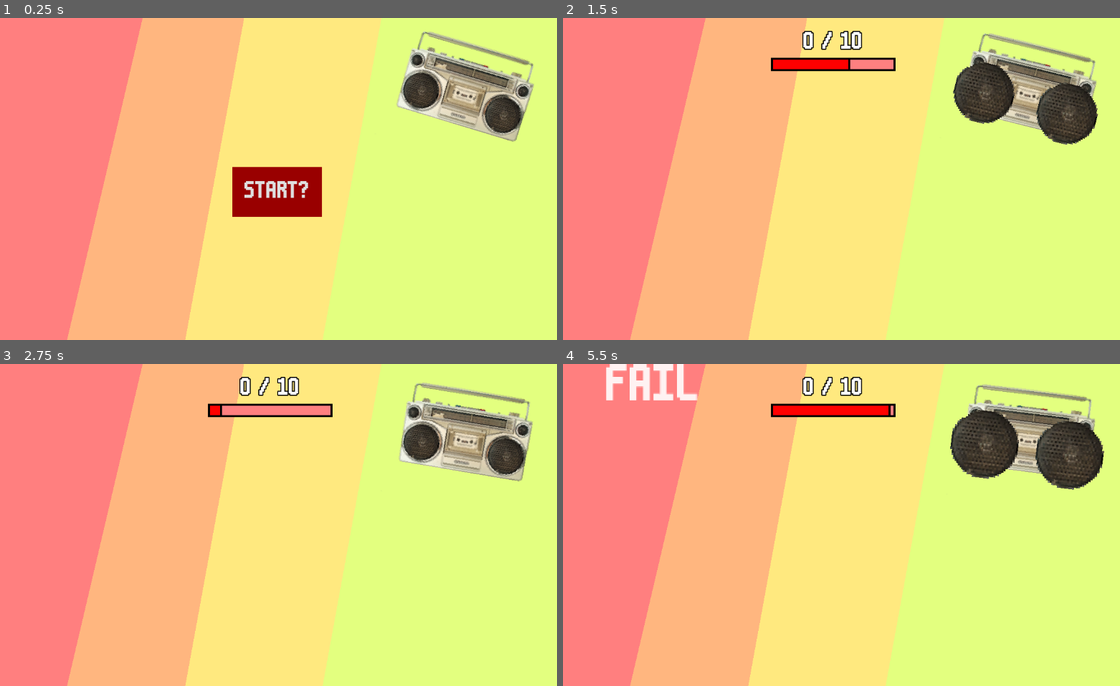
Above: before the commit, frames 1-4 (two rows, left to right).
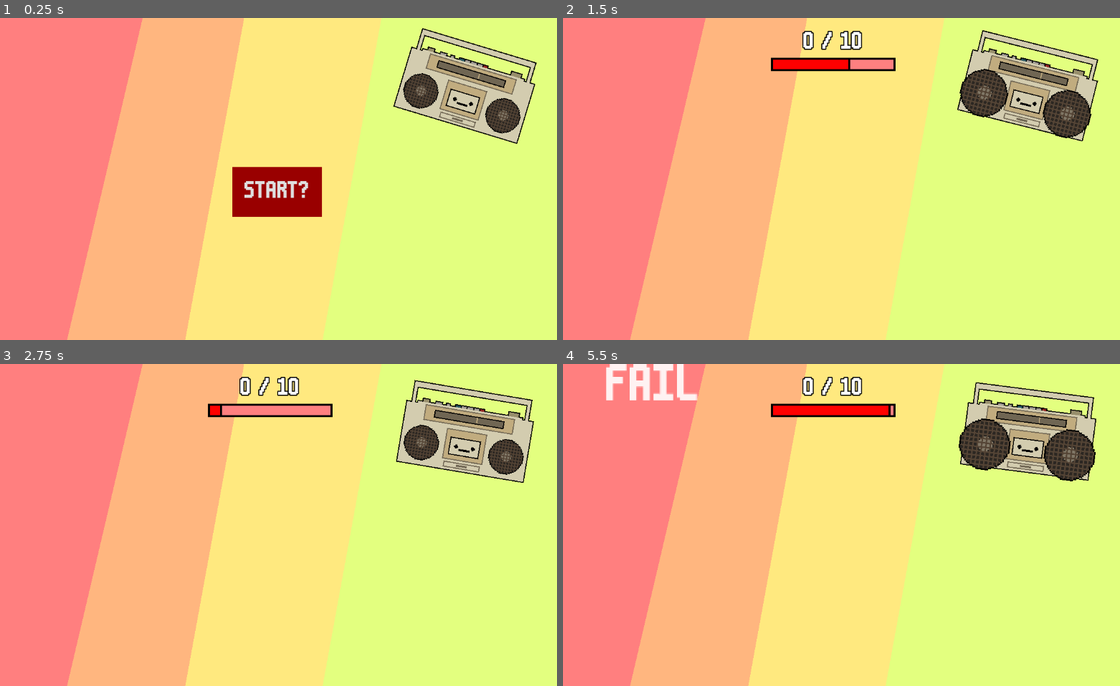
Above: after the commit, the same moments.

Repository: LiranDat/Spitandspell
Game: Godot game, scene res://scenes/main/main.tscn
The game is run twice, just before and just after one commit, with the same random seed, the same clock (stepped at 60 frames per second) and the same inputs.
Inputs (mouse positions are in pixels of both pictures, inside the frame that each line leads up to):
- Up to frame 1 (0.25 s): no input
- Up to frame 2 (1.5 s): click "START?" at 0.5 s; move the mouse to (835, 179) at 1.27 s; click (835, 179) at 1.42 s
- Up to frame 3 (2.75 s): move the mouse to (155, 541) at 2.02 s; click (155, 541) at 2.17 s
- Up to frame 4 (5.5 s): move the mouse to (891, 454) at 2.77 s; click (891, 454) at 2.92 s; move the mouse to (646, 402) at 3.52 s; click (646, 402) at 3.67 s; move the mouse to (841, 486) at 4.27 s; click (841, 486) at 4.42 s; move the mouse to (663, 476) at 5.02 s; click (663, 476) at 5.17 s

The runs differ from the first frame. In frame 1, 3.6% of the frame differs, in the area x 70-97%, y 3-40%; in frame 2, 3.9%; in frame 3, 3.5%; in frame 4, 4.2%, in the area x 69-98%, y 5-40%.
Error in both runs: Invalid access of index '0' on a base object of type: 'PackedStringArray'. (res://scenes/lyrics/lyrics.gd:24)

Commit message:
bessere texturen für boombox

Diff:
--- a/scenes/boombox/boombox.gd
+++ b/scenes/boombox/boombox.gd
@@ -18,8 +18,8 @@
 	var tween1 = get_tree().create_tween()
 	var tween2 = get_tree().create_tween()
 
-	tween2.tween_property($speaker_2, "scale", Vector2(2,2), 0.1).set_trans(Tween.TRANS_BOUNCE)
-	tween1.tween_property($speaker_1, "scale", Vector2(2,2), 0.1).set_trans(Tween.TRANS_BOUNCE)
+	tween2.tween_property($speaker_2, "scale", Vector2(1.5,1.5), 0.1).set_trans(Tween.TRANS_BOUNCE)
+	tween1.tween_property($speaker_1, "scale", Vector2(1.5,1.5), 0.1).set_trans(Tween.TRANS_BOUNCE)
 
 	tween2.tween_property($speaker_2, "scale", Vector2(1,1), 2.2).set_trans(Tween.TRANS_BOUNCE)
 	tween1.tween_property($speaker_1, "scale", Vector2(1,1), 2.2).set_trans(Tween.TRANS_BOUNCE)
Binary file changed: textures/boombox.png
Binary file changed: textures/speaker.png
